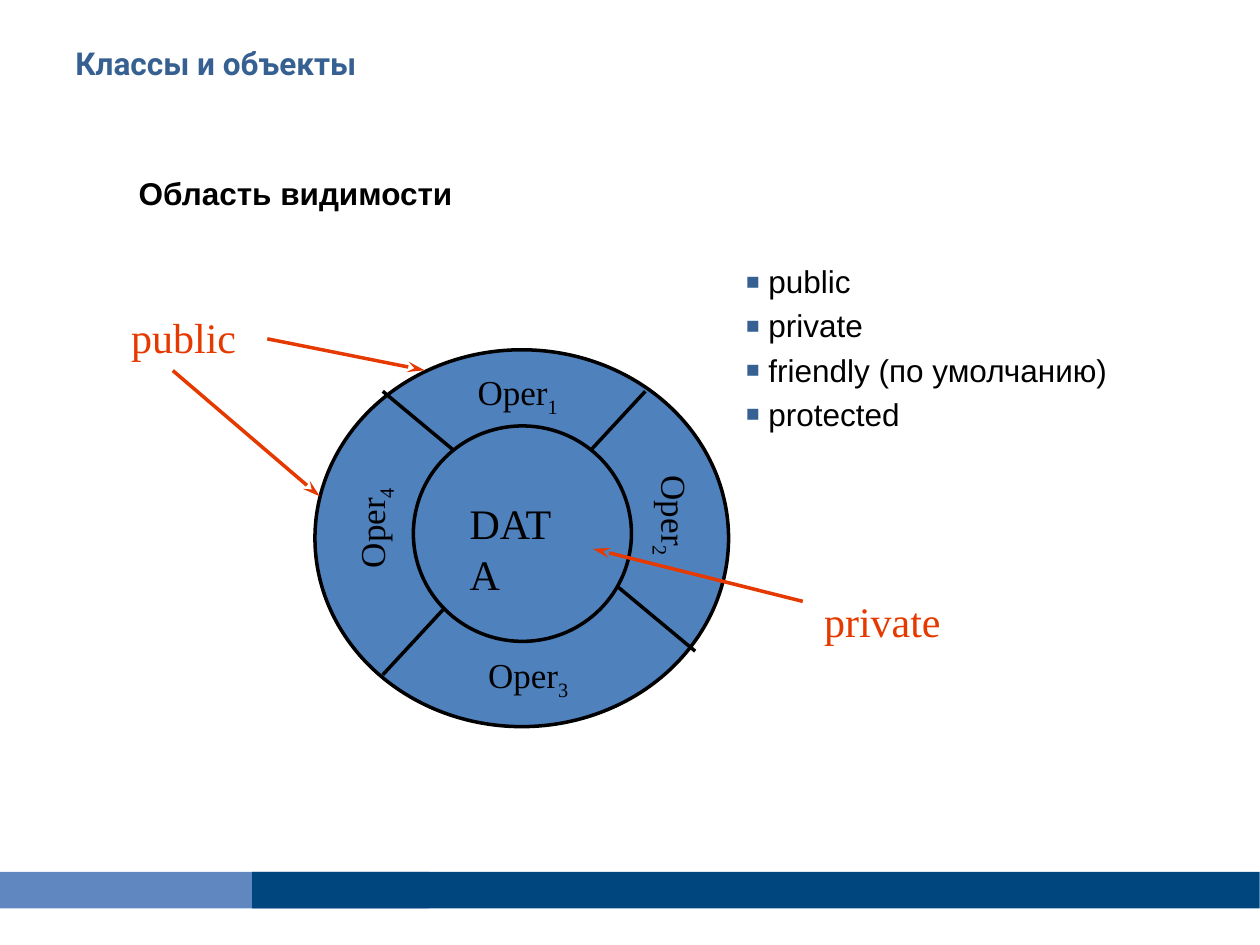
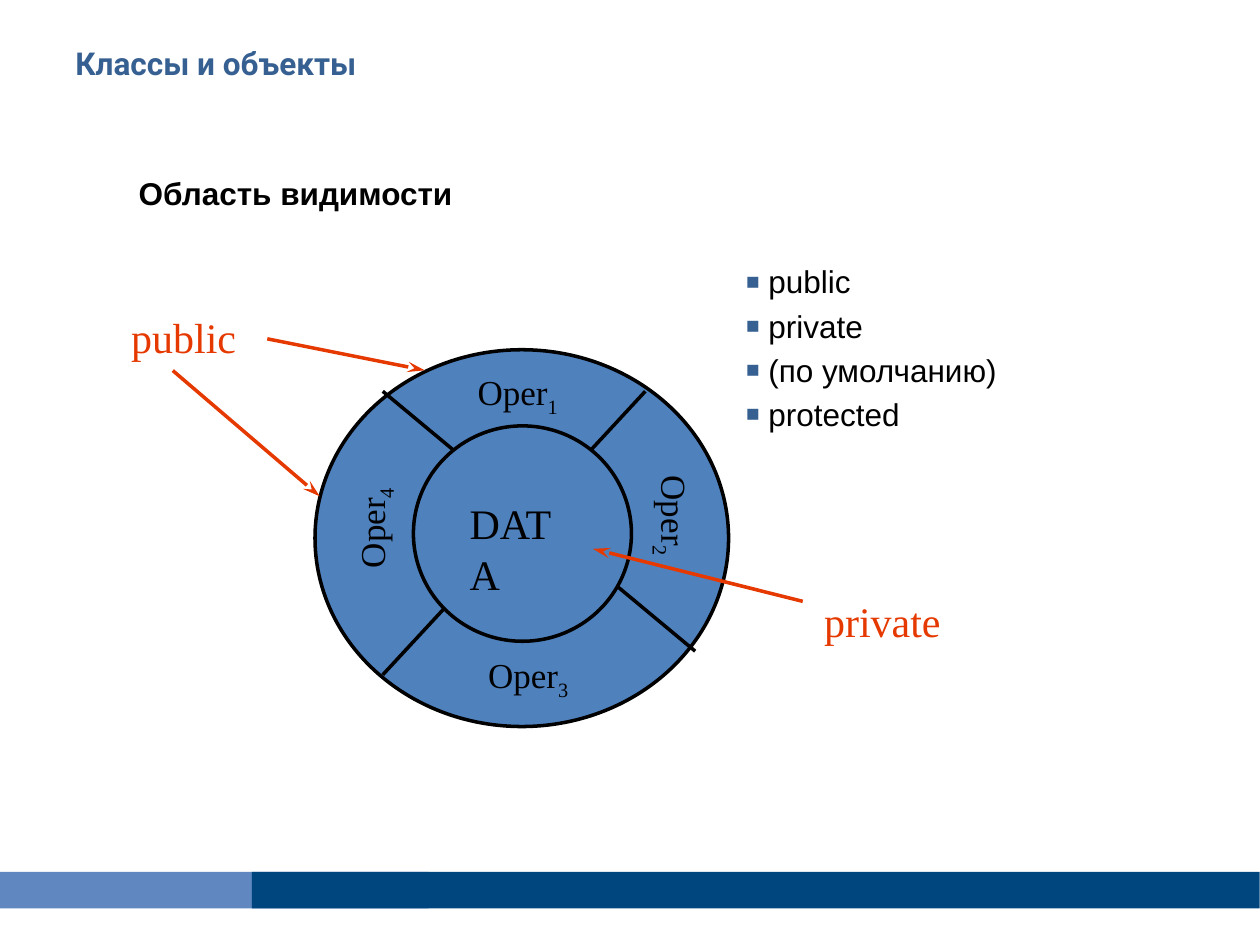
Before and after one commit to Vyacheslav2023/javase0111, a slide deck: slide 17 of presentation/JavaSE106OOP.pptx. Drawn at 1260x945 pixels with LibreOffice and Linux fonts; fonts in the diff are those of the drawing. Boxes give left, top, right and bottom in pixels: in the first picture for what was removed or moved away, otherwise in the second. Text is boxed around its words. In the diff, an @@ line names an element or a change of style, - is before the commit and + after.

```diff
--- a/presentation/JavaSE106OOP.pptx
+++ b/presentation/JavaSE106OOP.pptx
@@ text at [768, 359, 997, 388]: text changed @@
-▪ friendly (по умолчанию)
+▪ (по умолчанию)
```
Also in this commit, not shown: 14 other slides changed, 34 other files.
